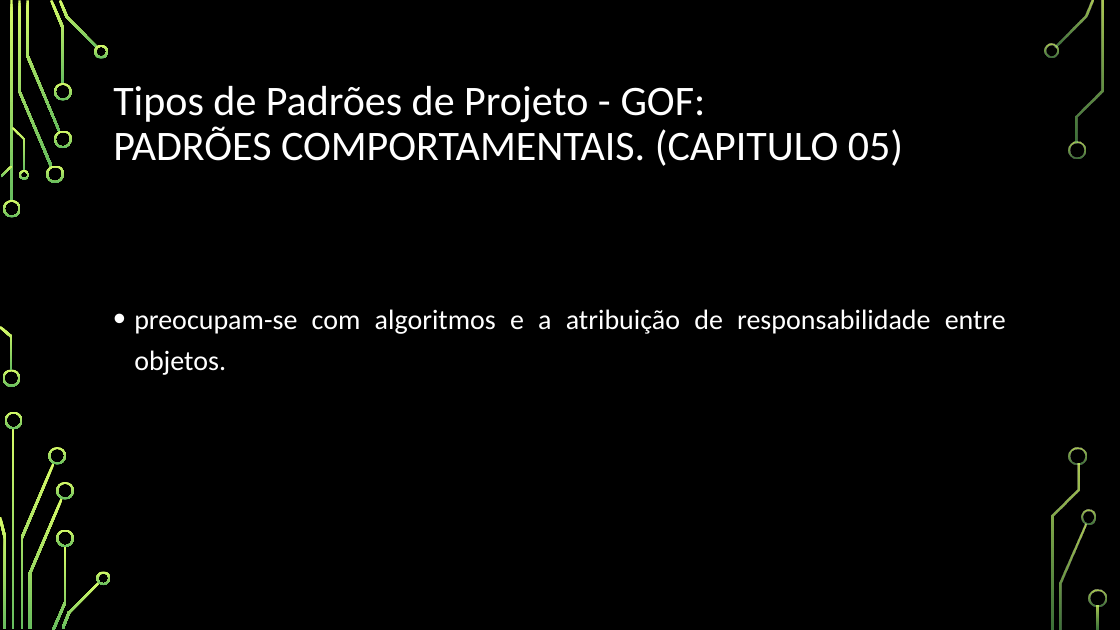
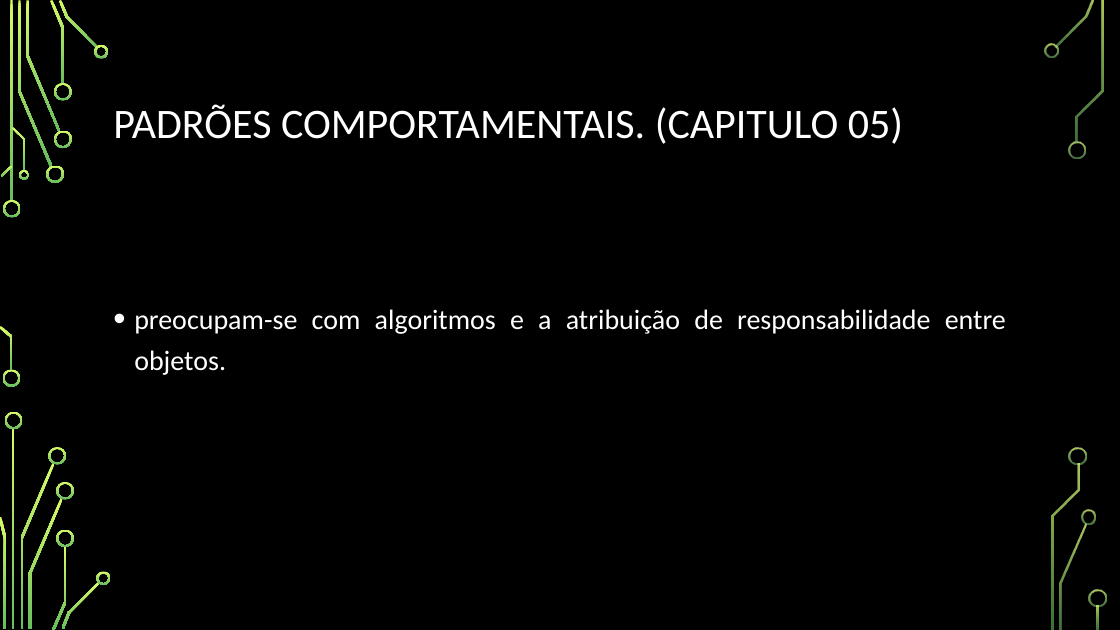
Before and after one commit to Emeson-Santos/Seminario-de-Engenharia---padroes-GoF, a slide deck: slide 26 of PADRÃO DE PROJETO (STRATEGY E INTERPRETER).PPTX (slide 21 before the commit). Drawn at 1120x630 pixels with LibreOffice and Linux fonts; fonts in the diff are those of the drawing; background and template pictures are left out. Boxes give left, top, right and bottom in pixels: in the first picture for what was removed or moved away, otherwise in the second. Text is boxed around its words. In the diff, an @@ line names an element or a change of style, - is before the commit and + after.

```diff
--- a/PADRÃO DE PROJETO (STRATEGY E INTERPRETER).PPTX
+++ b/PADRÃO DE PROJETO (STRATEGY E INTERPRETER).PPTX
@@ title at <box>113,104,903,144</box>: text changed @@
-Tipos de Padrões de Projeto - GOF:
-PADRÕES COMPORTAMENTAIS. (CAPITULO 05)
+PADRÕES COMPORTAMENTAIS. (CAPITULO 05)
```
Also in this commit, not shown: 12 other slides changed, 6 slides added.
